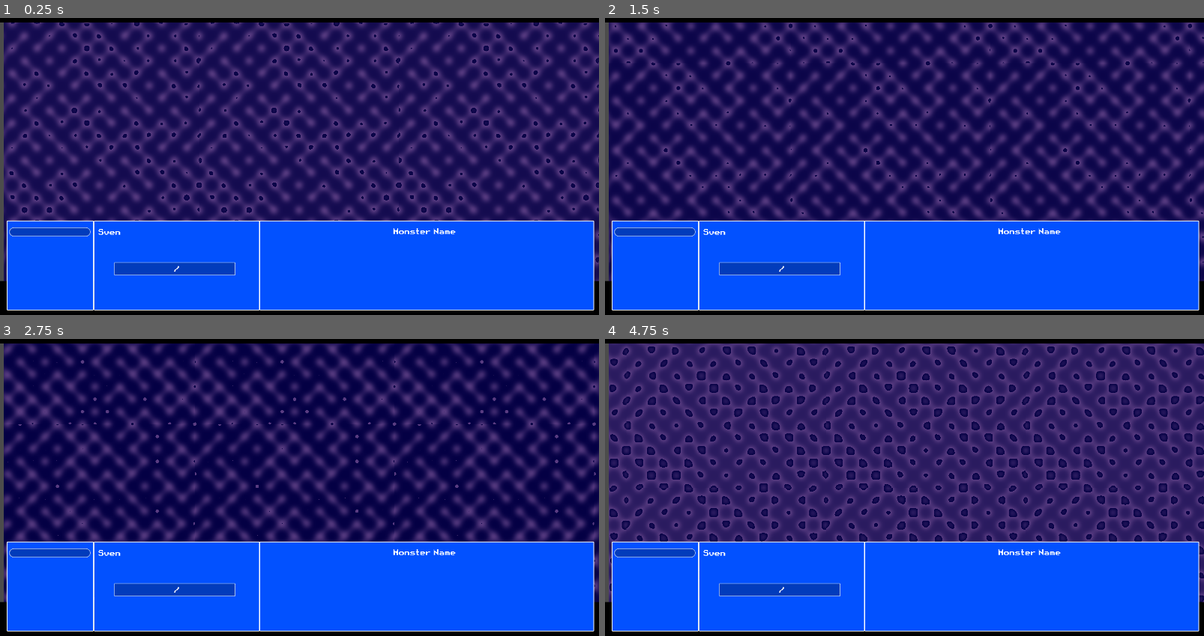
Above: before the commit, frames 1-4 (two rows, left to right).
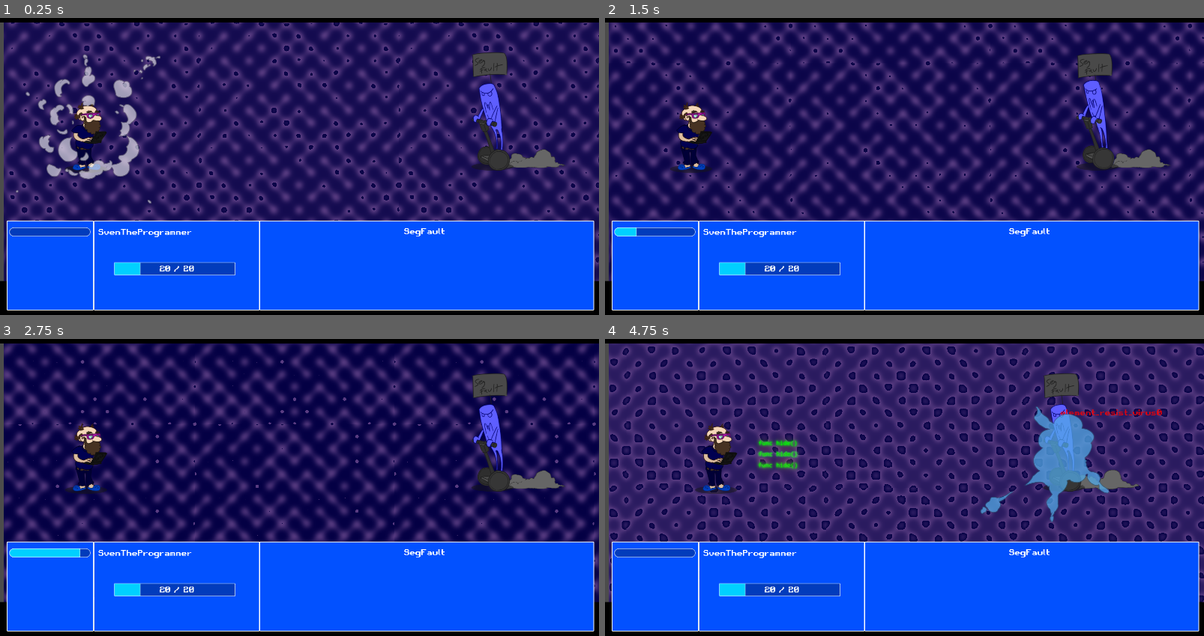
Above: after the commit, the same moments.

Repository: Alexander-Hjelm/bearded-programmer-sven
Game: Godot game, scene res://MainScene.tscn
The game is run twice, just before and just after one commit, with the same random seed, the same clock (stepped at 60 frames per second) and the same inputs.
Inputs (mouse positions are in pixels of both pictures, inside the frame that each line leads up to):
- Up to frame 1 (0.25 s): no input
- Up to frame 2 (1.5 s): no input
- Up to frame 3 (2.75 s): no input
- Up to frame 4 (4.75 s): click (652, 546) at 3.5 s, where only the run after the commit has a clickable "Attack"

The runs differ from the first frame. In frame 1, 4.7% of the frame differs, in the area x 2-95%, y 11-87%; in frame 2, 3.1%; in frame 3, 3.3%; in frame 4, 5.3%, in the area x 15-93%, y 11-87%.
Error before the commit: Parse Error: The identifier "inventory" isn't declared in the current scope. (res://Script/combat_manager.gd:121)

Commit message:
Add inventory to autoload

Diff:
--- a/project.godot
+++ b/project.godot
@@ -80,6 +80,7 @@
 combat_manager="*res://Script/combat_manager.gd"
 HUD="*res://Scenes/UI/HUD.tscn"
 Global="*res://Global.gd"
+inventory="*res://Script/inventory.gd"
 
 [display]
 
